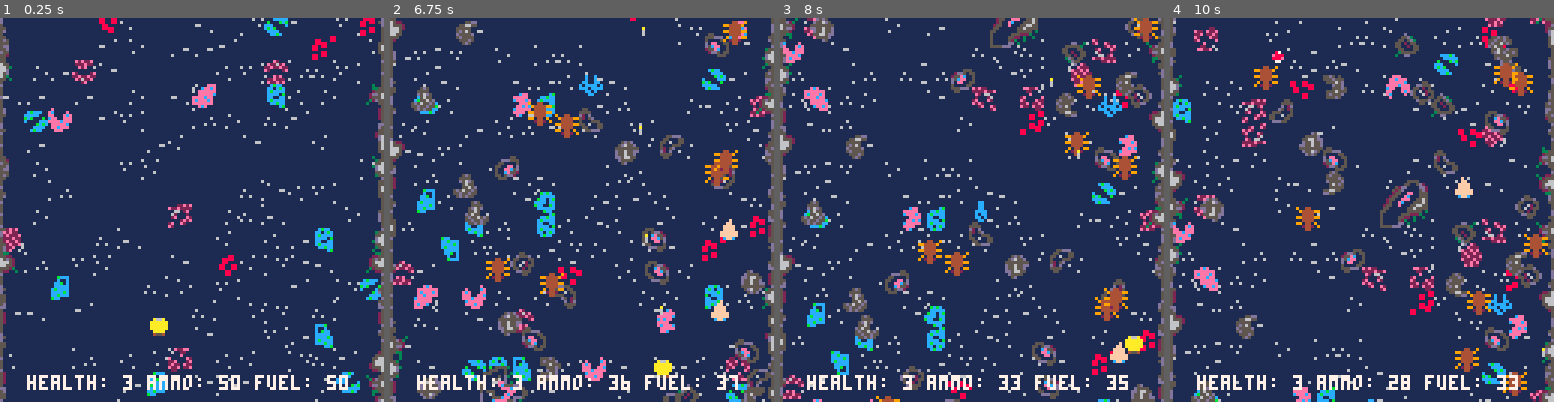
Above: before the commit, frames 1-4 (left to right).
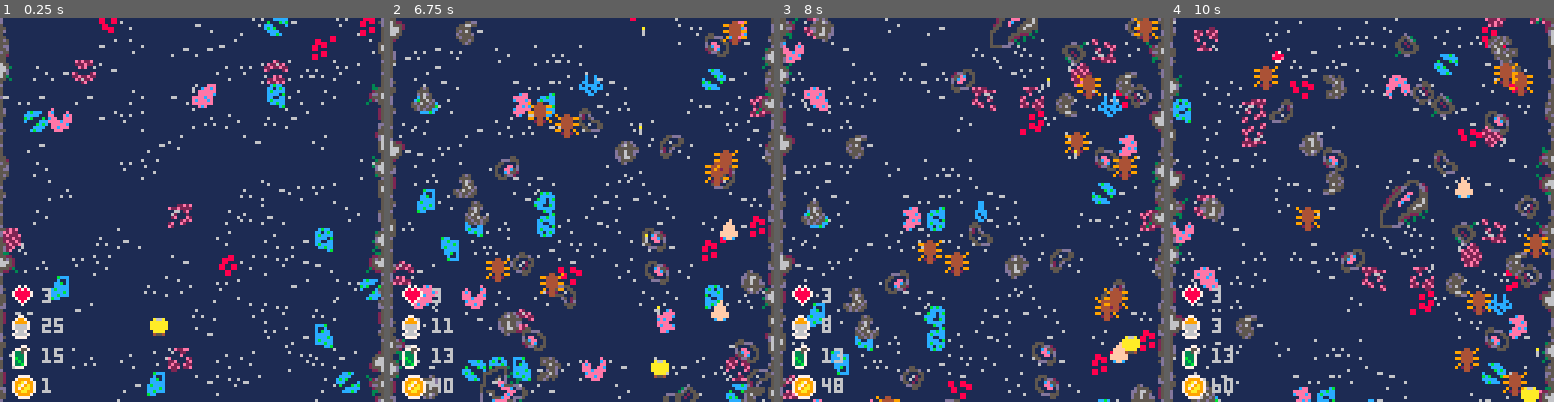
Above: after the commit, the same moments.

Repository: Mister-Oatbread/pico8_drg_game
Game: PICO-8 cartridge drg.p8
The game is run twice, just before and just after one commit, with the same random seed, the same clock (stepped at 60 frames per second) and the same inputs.
Inputs:
- Up to frame 1 (0.25 s): no input
- Up to frame 2 (6.75 s): tap X (X key) at 0.33, 1.07, 1.85, 2.97, 4.08, 5.2, 6.32 s; tap O (Z key) at 0.7, 1.7, 2.1, 2.5, 2.9, 3.3, 3.7, 4.1, 4.5, 4.9, 5.3, 5.7, 6.1, 6.5 s; hold Right 1.6-2.1 s; hold Up 2.15-2.42 s; hold Right 2.47-3.03 s; hold Left 3.08-3.58 s; hold Down 3.63-3.97 s; hold Right 4.02-4.68 s; hold Up 4.73-5.03 s; hold Left 5.08-5.68 s; hold Down 5.73-6.03 s; hold Right 6.08-6.58 s; hold Right from 6.63 s (still down)
- Up to frame 3 (8 s): tap O (Z key) at 6.9, 7.3, 7.7 s; release Right at 7.13 s; hold Up 7.18-7.45 s; tap X (X key) at 7.43 s; hold Right from 7.5 s (still down)
- Up to frame 4 (10 s): release Right at 8.07 s; tap O (Z key) every 0.4 s from 8.1 to 9.7 s; hold Left 8.12-8.62 s; tap X (X key) at 8.55, 9.67 s; hold Down 8.67-9 s; hold Right 9.05-9.72 s; hold Up from 9.77 s (still down)

The runs differ from the first frame. In frame 1, 2.4% of the frame differs, in the area x 3-91%, y 69-100%; in frame 2, 2.5%; in frame 3, 2.6%; in frame 4, 2.6%, in the area x 3-98%, y 69-100%.

Commit message:
hud pretty now, started working on better creature collisions

Diff:
--- a/creatures.lua
+++ b/creatures.lua
@@ -22,6 +22,7 @@
     local health = 30;
     local alive = true;
     local creature_damage;
+    local hitbox={x={2,7},y={1,7}};
     function animate()
         y += 1;
         if frame%27==0 then y += 1 end;
@@ -60,6 +61,7 @@
         damage=damage,
         creature_damage=creature_damage,
         draw=draw,
+        hitbox=hitbox,
         is_alive=is_alive,
     };
 end
@@ -75,6 +77,7 @@
     local health = 20;
     local alive = true;
     local creature_damage = 0;
+    local hitbox={x={2,7},y={1,7}};
     function animate()
         y += 1;
 
@@ -117,6 +120,7 @@
         damage=damage,
         creature_damage=creature_damage,
         draw=draw,
+        hitbox=hitbox,
         is_alive=is_alive,
     };
 end
@@ -131,6 +135,7 @@
     local health = 40;
     local alive = true;
     local creature_damage = 1;
+    local hitbox={x={1,8},y={1,8}};
     function animate()
         y += 1;
         if frame%5==0 then y+=1 end;
@@ -168,6 +173,7 @@
         damage=damage,
         creature_damage=creature_damage,
         draw=draw,
+        hitbox=hitbox,
         is_alive=is_alive,
     };
 end
--- a/game.lua
+++ b/game.lua
@@ -3,4 +3,10 @@
 -- contains all sorts of miscellaneous things related to the game itself
 function initialize_game()
     damaged_sprite_duration = 4;
+    game_time = 0;
 end
+
+function update_game()
+    game_time += 1;
+    if game_time%5==0 then player.points += 1 end;
+end
--- a/hud.lua
+++ b/hud.lua
@@ -2,13 +2,17 @@
 
 -- this file contains all hud elements
 function initialize_hud()
-    hud_sprites = {health=45,ammo=46,fuel=47};
+    hud_sprites = {health=45,ammo=46,fuel=47,points=62};
 end
 
 function draw_hud()
-    print(
-        "health: "..player.health..
-        " ammo: "..player.ammo..
-        " fuel: "..player.fuel,
-        110, 220,7)
+    spr(hud_sprites.health,105,190);
+    spr(hud_sprites.ammo,105,200);
+    spr(hud_sprites.fuel,105,210);
+    spr(hud_sprites.points,105,220);
+
+    print(player.health, 115,191);
+    print(player.ammo, 115,201);
+    print(flr(player.fuel/10), 115,211);
+    print(player.points, 115,221);
 end
--- a/main.lua
+++ b/main.lua
@@ -2,6 +2,7 @@
 
 function _init()
     initialize_game();
+    initialize_hud();
     initialize_map();
     initialize_obstacles();
     initialize_resources();
@@ -12,6 +13,8 @@
 
 function _update()
     update_inputs();
+
+    update_game();
 
     update_map();
     update_obstacles();
--- a/player.lua
+++ b/player.lua
@@ -16,10 +16,10 @@
         playing_drill = {empty=false,full=false},
         is_moving = {up, down, left, right};
 
-        ammo = 50,
-        fuel = 50,
-        max_ammo = 50,
-        max_fuel = 50,
+        ammo = 25,
+        fuel = 150,
+        max_ammo = 25,
+        max_fuel = 150,
 
         shots_fired = false,
         shot_delay_counter = 0,
